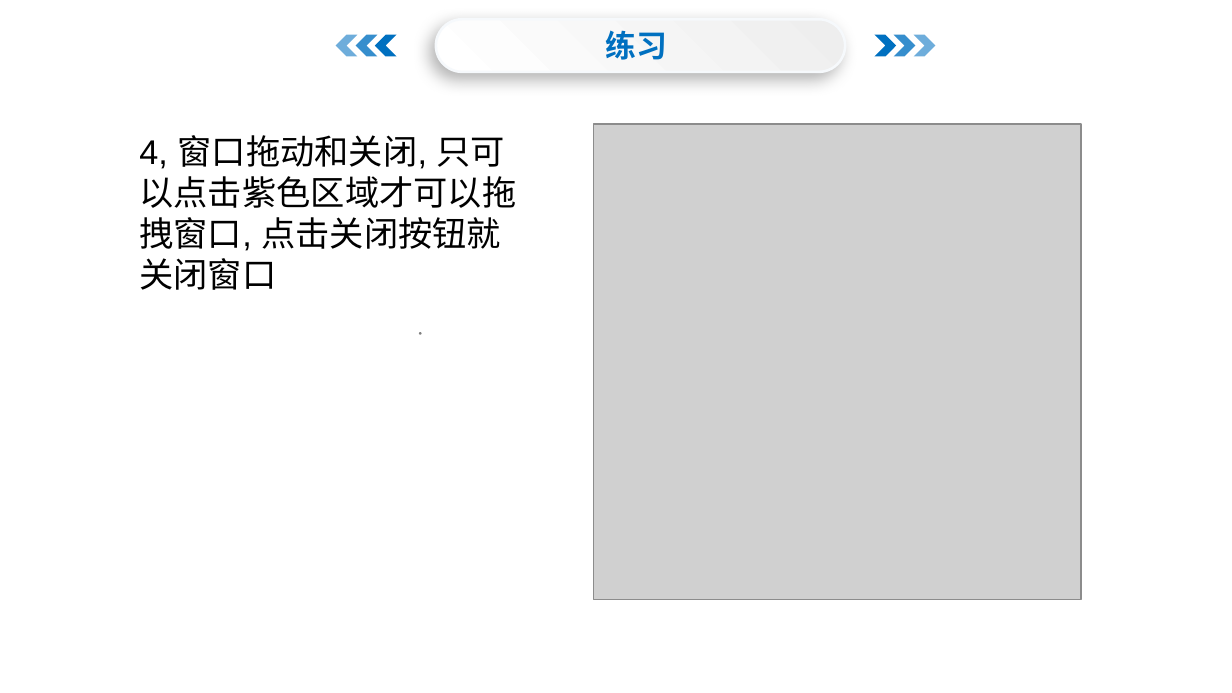
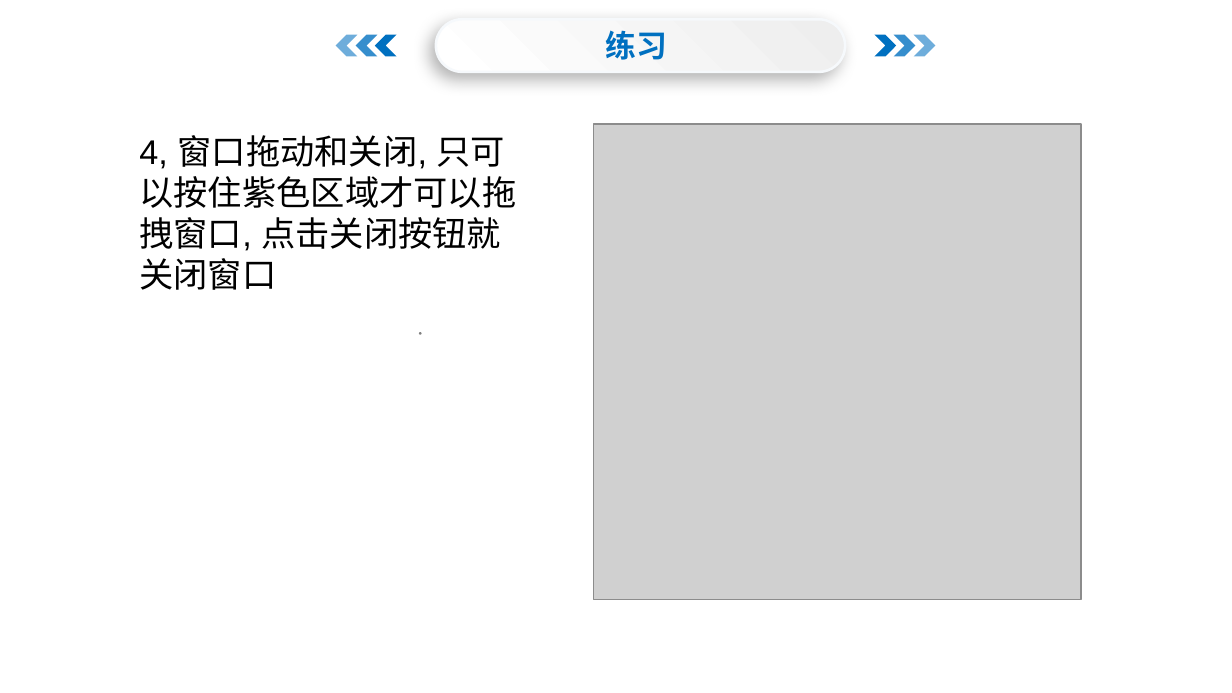
Before and after one commit to menglaoda/webA3, a slide deck: slide 40 of PPT/JS/14JavaScript 事件.pptx. Drawn at 1232x693 pixels with LibreOffice and Linux fonts; fonts in the diff are those of the drawing; grey boxes stand for pictures; background and template pictures are left out. Boxes give left, top, right and bottom in pixels: in the first picture for what was removed or moved away, otherwise in the second. Text is boxed around its words. In the diff, an @@ line names an element or a change of style, - is before the commit and + after.

```diff
--- a/PPT/JS/14JavaScript 事件.pptx
+++ b/PPT/JS/14JavaScript 事件.pptx
@@ text at bbox=[139, 135, 516, 290]: text changed @@
-4, 窗口拖动和关闭, 只可以点击紫色区域才可以拖拽窗口, 点击关闭按钮就关闭窗口
+4, 窗口拖动和关闭, 只可以按住紫色区域才可以拖拽窗口, 点击关闭按钮就关闭窗口
```
Also in this commit, not shown: 6 other files.
